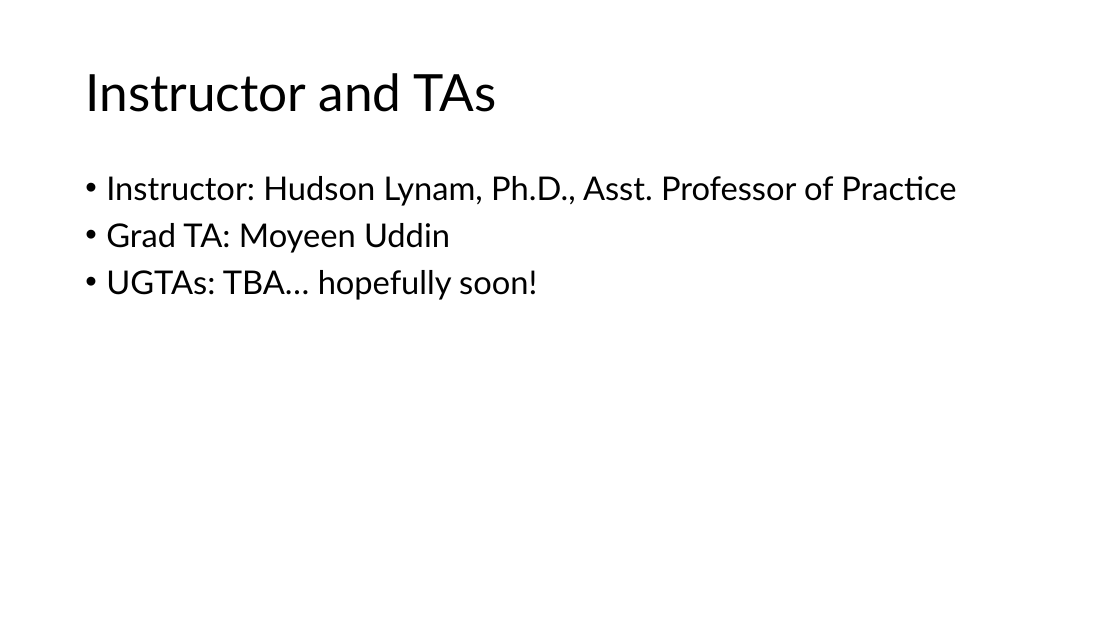
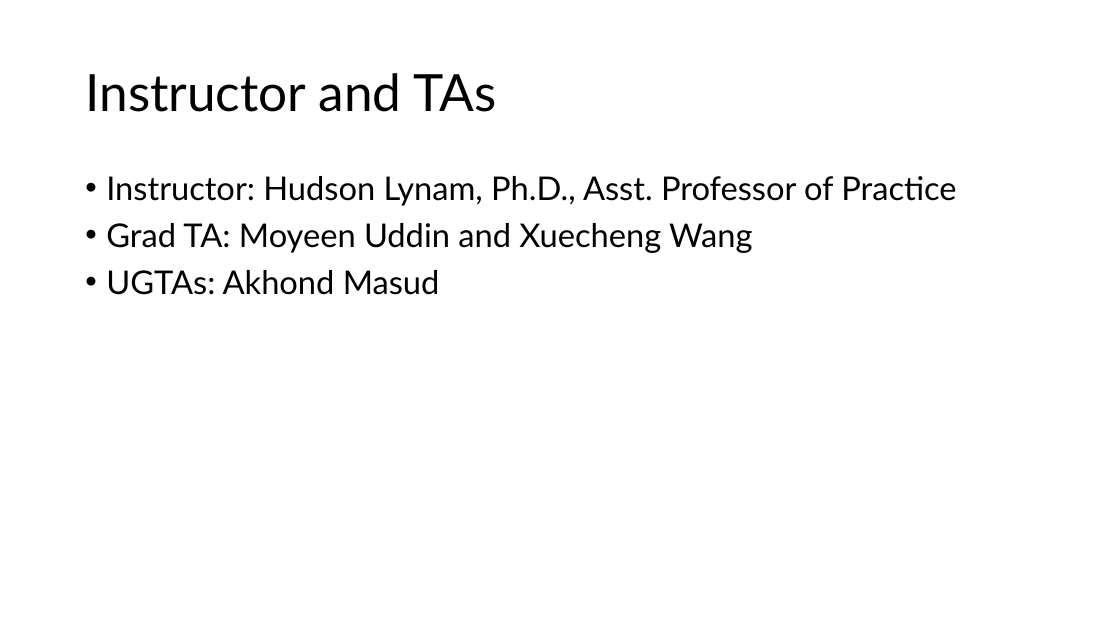
Before and after one commit to professorlynam/csc345, a slide deck: slide 4 of Syllabus Presentation.pptx. Drawn at 1120x630 pixels with LibreOffice and Linux fonts; fonts in the diff are those of the drawing. Boxes give left, top, right and bottom in pixels: in the first picture for what was removed or moved away, otherwise in the second. Text is boxed around its words. In the diff, an @@ line names an element or a change of style, - is before the commit and + after.

```diff
--- a/Syllabus Presentation.pptx
+++ b/Syllabus Presentation.pptx
@@ text at [106,223,752,295]: text changed @@
-• Grad TA: Moyeen Uddin
-• UGTAs: TBA… hopefully soon!
+• Grad TA: Moyeen Uddin and Xuecheng Wang
+• UGTAs: Akhond Masud
```
Also in this commit, not shown: 6 other slides changed, 33 other files.
